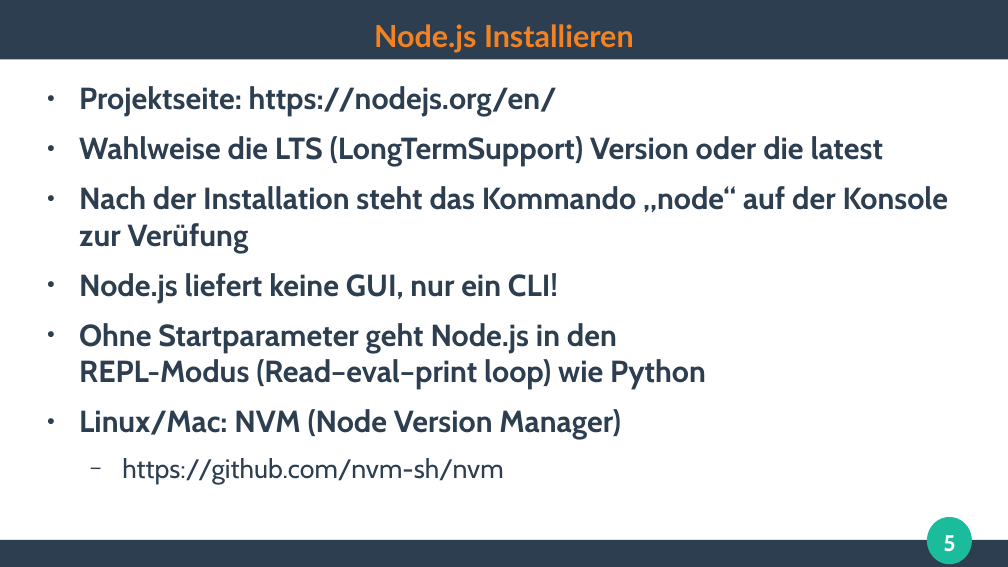
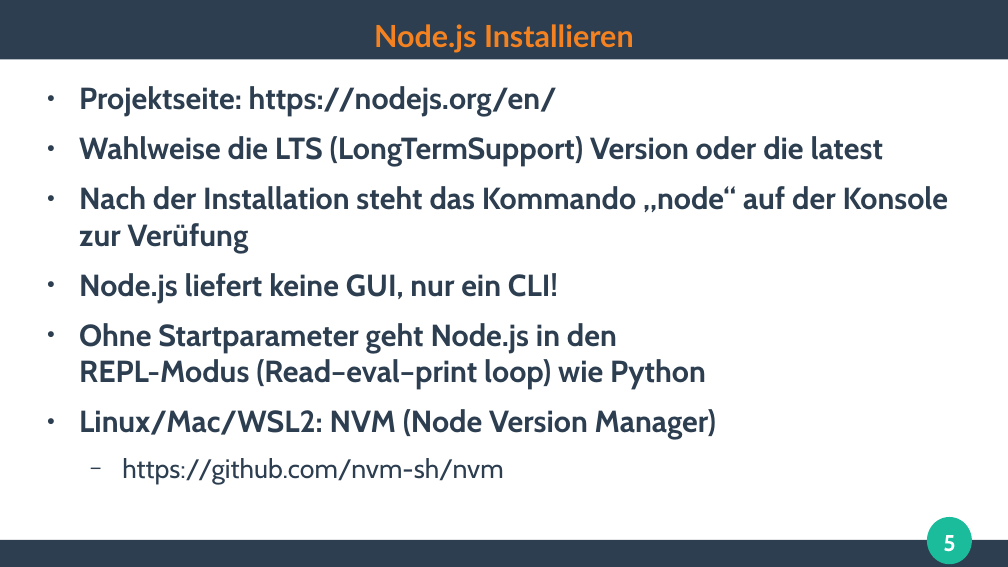
Before and after one commit to ghandmann/HS-AlbSig-WebAnwendungen2, a slide deck: slide 5 of Kapitel/01_Nodejs.odp. Drawn at 1008x567 pixels with LibreOffice and Linux fonts; fonts in the diff are those of the drawing. Boxes give left, top, right and bottom in pixels: in the first picture for what was removed or moved away, otherwise in the second. Text is boxed around its words. In the diff, an @@ line names an element or a change of style, - is before the commit and + after.

Commit message:
mention WSL2

```diff
--- a/Kapitel/01_Nodejs.odp
+++ b/Kapitel/01_Nodejs.odp
@@ text at (79, 409, 716, 439): text changed @@
-● Linux/Mac: NVM (Node Version Manager)
+● Linux/Mac/WSL2: NVM (Node Version Manager)
```
